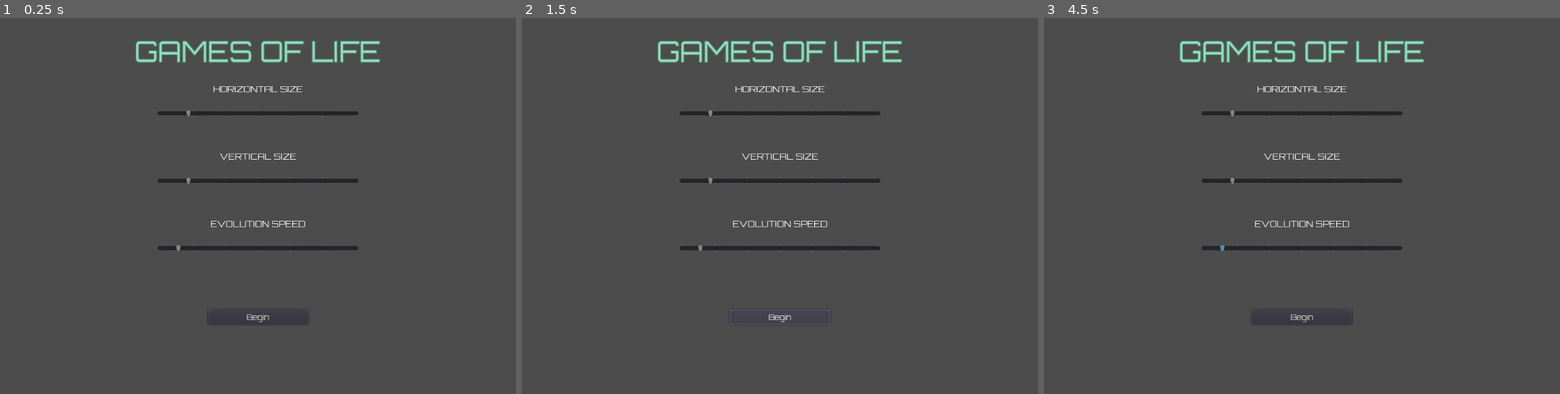
Above: before the commit, frames 1-3 (left to right).
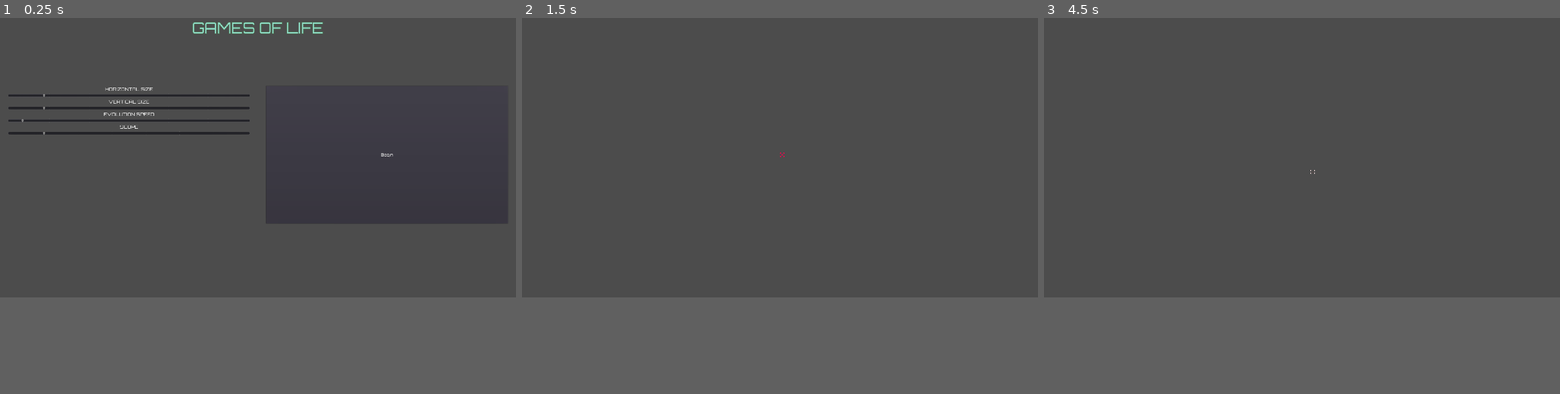
Above: after the commit, the same moments.

Repository: Synectome/GamesOfLife
Game: Godot game, scene res://Menu/Main.tscn
The game is run twice, just before and just after one commit, with the same random seed, the same clock (stepped at 60 frames per second) and the same inputs.
Inputs (mouse positions are in pixels of both pictures, inside the frame that each line leads up to):
- Up to frame 1 (0.25 s): no input
- Up to frame 2 (1.5 s): click "Begin" at 0.5 s; click (780, 318) at 1.25 s, where only the run before the commit has a clickable "Begin"
- Up to frame 3 (4.5 s): tap Enter (toggle_play) at 2, 3.5 s; move the mouse to (1415, 179) at 2.02 s; hold Right (ui_right) 2.03-2.78 s; hold S (camera_down, bound only after the commit) 2.03-2.78 s; tap A (camera_left, bound only after the commit) at 2.3, 2.85 s; tap Space at 2.75, 4.25 s; move the mouse to (1198, 221) at 2.77 s; hold Down (ui_down) 2.78-3.53 s; tap D (camera_right, bound only after the commit) at 3.05 s; move the mouse to (1353, 115) at 3.52 s; hold Right (ui_right) 3.53-4.28 s; hold D (camera_right, bound only after the commit) 3.53-4.28 s; tap W (camera_up, bound only after the commit) at 3.8, 4.35 s; move the mouse to (1276, 277) at 4.27 s; hold Up (ui_up) from 4.28 s (still down)
In our replay, the window is 800x600 before the commit and 800x450 after it. These sizes can differ from the game's own. Grey fills any space a smaller window leaves; there, only what the larger window draws over its background counts as a difference.

The runs differ from the first frame. In frame 1, 4.7% of the frame differs, in the area x 1-77%, y 1-81%; in frame 2, 3.2%; in frame 3, 3.1%.

Commit message:
Menu mostly functional

Diff:
--- a/CellTileMap.gd
+++ b/CellTileMap.gd
@@ -3,18 +3,44 @@
 
 const TILE_SIZE = 16
 
-export(int) var width
-export(int) var height
-export(int) var speed = 5
+#export(int) var width
+#export(int) var height
+#export(int) var speed
+#export(int) var scope
+var width = 128
+var height = 128
+var speed = 5
+var scope = 1
+var scope_list
 
 var playing = false
 var time = 0
-onready var cam: Camera2D = $ZoomingCamera2D
+onready var cam: Camera2D = $"../ZoomingCamera2D"
 
 
 var temp_field
 
 func _ready():
+	print("were a boota load deez")
+	print(width)
+	print(height)
+	print(speed)
+	print(scope)
+
+	load_settings()
+#	var varlist = load_settings()
+#	print("hold up print list now")
+#	print(varlist)
+#	print("--------------------")
+#	print("now thery loadeed")
+
+	print(width)
+	print(height)
+	print(speed)
+	print(scope)
+	scope_list = scope_to_coord()
+
+
 	var width_px = width * TILE_SIZE
 	var height_px = height * TILE_SIZE
 
@@ -61,8 +87,8 @@
 	for x in range(width):
 		for y in range(height):
 			var live_neighbors = 0
-			for x_off in [-2, -1, 0, 1, 2]:
-				for y_off in [-2, -1, 0, 1, 2]:
+			for x_off in scope_list:
+				for y_off in scope_list:
 					if (x_off != y_off) or x_off !=0:
 						if get_cell(x+x_off, y+y_off) == 1:
 							live_neighbors += 1
@@ -73,7 +99,7 @@
 				else:
 					temp_field[x][y] = 0
 			else:
-				if live_neighbors == 5 or live_neighbors == 6:
+				if live_neighbors in [4,5, 6]:
 					temp_field[x][y] = 1
 				else:
 					temp_field[x][y] = 0
@@ -82,3 +108,24 @@
 	for x in range(width):
 		for y in range(height):
 			set_cell(x, y, temp_field[x][y])
+
+
+func scope_to_coord():
+	var li = []
+	for i in range(-(scope),scope+1):
+		li.append(i)
+	return li
+
+
+func load_settings():
+	var config = ConfigFile.new()
+	var err = config.load("user://settings.cfg")
+	if err == OK: # If not, something went wrong with the file loading
+		print("config.load() worked")
+		height = config.get_value("Map", "length", 128)
+		width = config.get_value("Map", "width", 128)
+		scope = config.get_value("Algorithm", "scope", 2)
+		speed = config.get_value("Speed", "speed", 5)
+#		return [height, width, scope, speed]
+	else:
+		print("config.load() didn't work")
--- a/CellTileMap.tscn
+++ b/CellTileMap.tscn
@@ -1,8 +1,7 @@
-[gd_scene load_steps=5 format=2]
+[gd_scene load_steps=4 format=2]
 
 [ext_resource path="res://Assets/Cell.png" type="Texture" id=1]
 [ext_resource path="res://CellTileMap.gd" type="Script" id=2]
-[ext_resource path="res://ZoomingCamera2D.gd" type="Script" id=3]
 
 [sub_resource type="TileSet" id=1]
 0/name = "Cell.png 0"
@@ -42,9 +41,3 @@
 width = 512
 height = 384
 speed = 7
-
-[node name="ZoomingCamera2D" type="Camera2D" parent="."]
-current = true
-script = ExtResource( 3 )
-
-[node name="Tween" type="Tween" parent="ZoomingCamera2D"]
--- a/Level.gd
+++ b/Level.gd
@@ -1,5 +1,4 @@
 extends Node2D
-
 
 onready var PLAYER = preload("res://Player.tscn")
 
@@ -10,6 +9,16 @@
 	var Map : TileMap = get_node("TileMap")
 	var width = Map.width * 8
 	var height = Map.height * 8
-	print(width)
-	print(height)
+#	print(width)
+#	print(height)
 	player.set_position(Vector2(width, height))
+
+
+#func load_settings():
+#	var config = ConfigFile.new()
+#	var err = config.load("user://settings.cfg")
+#	if err == OK: # If not, something went wrong with the file loading
+#		config.get_value("Map", "length", height)
+#		config.get_value("Map", "width", width)
+#		config.get_value("Algorithm", "scope", scope)
+#		config.get_value("Speed", "speed", speed)
--- a/Level.tscn
+++ b/Level.tscn
@@ -1,7 +1,8 @@
-[gd_scene load_steps=3 format=2]
+[gd_scene load_steps=4 format=2]
 
 [ext_resource path="res://Level.gd" type="Script" id=1]
 [ext_resource path="res://CellTileMap.tscn" type="PackedScene" id=2]
+[ext_resource path="res://ZoomingCamera2D.tscn" type="PackedScene" id=3]
 
 [node name="Level" type="Node2D"]
 script = ExtResource( 1 )
@@ -10,3 +11,5 @@
 width = 256
 height = 192
 speed = 15
+
+[node name="ZoomingCamera2D" parent="." instance=ExtResource( 3 )]
--- a/Menu/Main.tscn
+++ b/Menu/Main.tscn
@@ -36,9 +36,12 @@
 }
 
 [node name="MenuName" type="Label" parent="."]
-margin_top = 24.0
-margin_right = 1024.0
-margin_bottom = 152.0
+anchor_left = 0.5
+anchor_right = 0.5
+margin_left = -512.0
+margin_top = 12.0
+margin_right = 512.0
+margin_bottom = 140.0
 custom_fonts/font = SubResource( 2 )
 custom_colors/font_color = Color( 0.560784, 0.866667, 0.784314, 1 )
 text = "Games Of Life"
@@ -49,10 +52,25 @@
 "_edit_use_anchors_": false
 }
 
-[node name="HorizontalSizeLabel" type="Label" parent="."]
-margin_top = 150.0
-margin_right = 1024.0
-margin_bottom = 170.0
+[node name="VBoxSliders" type="VBoxContainer" parent="."]
+margin_left = 30.0
+margin_top = 292.0
+margin_right = 930.0
+margin_bottom = 804.0
+__meta__ = {
+"_edit_use_anchors_": false
+}
+
+[node name="VBoxContainer" type="VBoxContainer" parent="VBoxSliders"]
+margin_right = 900.0
+margin_bottom = 128.0
+__meta__ = {
+"_edit_use_anchors_": false
+}
+
+[node name="HorizontalSizeLabel" type="Label" parent="VBoxSliders/VBoxContainer"]
+margin_right = 900.0
+margin_bottom = 23.0
 custom_fonts/font = SubResource( 4 )
 text = "Horizontal Size"
 align = 1
@@ -62,24 +80,31 @@
 "_edit_use_anchors_": false
 }
 
-[node name="HorizontalSize" type="HSlider" parent="HorizontalSizeLabel"]
-margin_left = 312.0
-margin_top = 50.0
-margin_right = 712.0
-margin_bottom = 70.0
-min_value = 512.0
-max_value = 4096.0
-value = 1024.0
+[node name="HorizontalSize" type="HSlider" parent="VBoxSliders/VBoxContainer"]
+margin_top = 27.0
+margin_right = 900.0
+margin_bottom = 43.0
+min_value = 64.0
+max_value = 512.0
+step = 2.0
+value = 128.0
 rounded = true
 tick_count = 7
 __meta__ = {
 "_edit_use_anchors_": false
 }
 
-[node name="VerticalSizeLabel" type="Label" parent="."]
-margin_top = 284.0
-margin_right = 1024.0
-margin_bottom = 304.0
+[node name="VBoxContainer2" type="VBoxContainer" parent="VBoxSliders"]
+margin_top = 129.0
+margin_right = 900.0
+margin_bottom = 257.0
+__meta__ = {
+"_edit_use_anchors_": false
+}
+
+[node name="VerticalSizeLabel" type="Label" parent="VBoxSliders/VBoxContainer2"]
+margin_right = 900.0
+margin_bottom = 23.0
 custom_fonts/font = SubResource( 4 )
 text = "Vertical Size"
 align = 1
@@ -89,24 +114,28 @@
 "_edit_use_anchors_": false
 }
 
-[node name="VerticalSize" type="HSlider" parent="VerticalSizeLabel"]
-margin_left = 312.0
-margin_top = 50.0
-margin_right = 712.0
-margin_bottom = 70.0
-min_value = 256.0
-max_value = 2048.0
-value = 512.0
+[node name="VerticalSize" type="HSlider" parent="VBoxSliders/VBoxContainer2"]
+margin_top = 27.0
+margin_right = 900.0
+margin_bottom = 43.0
+min_value = 64.0
+max_value = 512.0
+step = 2.0
+value = 128.0
 rounded = true
 tick_count = 7
 __meta__ = {
 "_edit_use_anchors_": false
 }
 
-[node name="EvolutionSpeedLabel" type="Label" parent="."]
-margin_top = 418.0
-margin_right = 1024.0
-margin_bottom = 438.0
+[node name="VBoxContainer3" type="VBoxContainer" parent="VBoxSliders"]
+margin_top = 257.0
+margin_right = 900.0
+margin_bottom = 385.0
+
+[node name="EvolutionSpeedLabel" type="Label" parent="VBoxSliders/VBoxContainer3"]
+margin_right = 900.0
+margin_bottom = 23.0
 custom_fonts/font = SubResource( 4 )
 text = "Evolution Speed"
 align = 1
@@ -116,26 +145,62 @@
 "_edit_use_anchors_": false
 }
 
-[node name="EvolutionSpeed" type="HSlider" parent="EvolutionSpeedLabel"]
-margin_left = 312.0
-margin_top = 50.0
-margin_right = 712.0
-margin_bottom = 70.0
+[node name="EvolutionSpeed" type="HSlider" parent="VBoxSliders/VBoxContainer3"]
+margin_top = 27.0
+margin_right = 900.0
+margin_bottom = 43.0
+min_value = 5.0
+step = 5.0
+value = 10.0
+rounded = true
+tick_count = 7
+__meta__ = {
+"_edit_use_anchors_": false
+}
+
+[node name="VBoxContainer4" type="VBoxContainer" parent="VBoxSliders"]
+margin_top = 385.0
+margin_right = 900.0
+margin_bottom = 513.0
+
+[node name="ScopeLabel" type="Label" parent="VBoxSliders/VBoxContainer4"]
+margin_right = 900.0
+margin_bottom = 23.0
+custom_fonts/font = SubResource( 4 )
+text = "Scope"
+align = 1
+valign = 1
+uppercase = true
+__meta__ = {
+"_edit_use_anchors_": false
+}
+
+[node name="Scope" type="HSlider" parent="VBoxSliders/VBoxContainer4"]
+margin_top = 27.0
+margin_right = 900.0
+margin_bottom = 43.0
 min_value = 1.0
-value = 10.0
-rounded = true
-tick_count = 7
+max_value = 8.0
+value = 2.0
+rounded = true
+tick_count = 8
 __meta__ = {
 "_edit_use_anchors_": false
 }
 
 [node name="Start" type="Button" parent="."]
-margin_left = 412.0
-margin_top = 600.0
-margin_right = 612.0
-margin_bottom = 630.0
+margin_left = 990.0
+margin_top = 292.0
+margin_right = 1890.0
+margin_bottom = 804.0
 custom_fonts/font = SubResource( 6 )
 text = "Begin"
 __meta__ = {
 "_edit_use_anchors_": false
 }
+
+[connection signal="value_changed" from="VBoxSliders/VBoxContainer/HorizontalSize" to="." method="_on_HorizontalSize_value_changed"]
+[connection signal="value_changed" from="VBoxSliders/VBoxContainer2/VerticalSize" to="." method="_on_VerticalSize_value_changed"]
+[connection signal="value_changed" from="VBoxSliders/VBoxContainer3/EvolutionSpeed" to="." method="_on_EvolutionSpeed_value_changed"]
+[connection signal="value_changed" from="VBoxSliders/VBoxContainer4/Scope" to="." method="_on_Scope_value_changed"]
+[connection signal="pressed" from="Start" to="." method="_on_Start_pressed"]
--- a/Menu/MainMenu.gd
+++ b/Menu/MainMenu.gd
@@ -1,23 +1,54 @@
 extends Control
 
-var horizontal_size setget set_horizontal_size
-var vertical_size setget set_vertical_size
-var evolution_speed setget set_evolution_speed
+export (int)var horizontal_size setget _on_HorizontalSize_value_changed
+export (int)var vertical_size setget _on_VerticalSize_value_changed
+export (int)var evolution_speed setget _on_EvolutionSpeed_value_changed
+export (int)var scope setget _on_Scope_value_changed
+
+onready var horizontal_label: Label = $VBoxSliders/VBoxContainer/HorizontalSizeLabel
+onready var vertical_label: Label = $VBoxSliders/VBoxContainer2/VerticalSizeLabel
+onready var speed_label: Label = $VBoxSliders/VBoxContainer/EvolutionSpeedLabel
+onready var scope_label: Label = $VBoxSliders/VBoxContainer/ScopeLabel
 
 
-func _ready():
-	$HorizontalSizeLabel/HorizontalSize.connect("value_changed", self, "set_horizontal_size")
-	$VerticalSizeLabel/VerticalSize.connect("value_changed", self, "set_vertical_size")
-	$EvolutionSpeedLabel/EvolutionSpeed.connect("value_changed", self, "set_evolution_speed")
+func _on_HorizontalSize_value_changed(value):
+	horizontal_size = int(value)
+	horizontal_label.text = "Horizontal Size : " + str(horizontal_size)
 
 
-func set_horizontal_size(new_val):
-	horizontal_size = new_val
+func _on_VerticalSize_value_changed(value):
+	vertical_size = int(value)
+	vertical_label.text = "this"
+	vertical_label.text = "Vertical Size : " + str(vertical_size)
 
 
-func set_vertical_size(new_val):
-	vertical_size = new_val
+func _on_EvolutionSpeed_value_changed(value):
+	evolution_speed = int(value)
+#	speed_label.text = "Evolution Speed : " + str(evolution_speed)
 
 
-func set_evolution_speed(new_val):
-	evolution_speed = new_val
+func _on_Scope_value_changed(value):
+	scope = int(value)
+#	scope_label.text = "Scope : " + str(scope)
+
+
+func _on_Start_pressed():
+	save_menu_selections(vertical_size, horizontal_size, evolution_speed, scope)
+	get_tree().change_scene("res://Level.tscn")
+
+
+func save_menu_selections(length: int, width: int, speed: int, scope: int):
+	# Sections are:
+		# Map, Algorithm, Speed
+	var config = ConfigFile.new()
+	print("We are bou'ta save deez")
+	print(length)
+	print(width)
+	print(speed)
+	print(scope)
+	config.set_value("Map", "length", length)
+	config.set_value("Map", "width", width)
+	config.set_value("Algorithm", "scope", scope)
+	config.set_value("Speed", "speed", speed)
+
+	config.save("user://settings.cfg")
--- a/Player.gd
+++ b/Player.gd
@@ -1,11 +1,13 @@
 extends Node2D
 
 onready var tile_map: TileMap = $"../TileMap"
+onready var camera: Camera2D = $"../ZoomingCamera2D"
+
+
 
 func _input(event):
 	if event.is_action_pressed("ui_up"):
 		self.position = self.position + Vector2(0, -16)
-		print("move on up")
 	if event.is_action_pressed("ui_left"):
 		self.position = self.position + Vector2(-16, 0)
 	if event.is_action_pressed("ui_right"):
@@ -19,3 +21,11 @@
 		# Change tile.. same as click
 		var pos = ((self.position + Vector2(8, 8))/tile_map.TILE_SIZE).floor()
 		tile_map.set_cellv(pos, 1-tile_map.get_cellv(pos))
+	if event.is_action_pressed("camera_up"):
+		camera.position = camera.position + Vector2(0, -64)
+	if event.is_action_pressed("camera_left"):
+		camera.position = camera.position + Vector2(-64, 0)
+	if event.is_action_pressed("camera_down"):
+		camera.position = camera.position + Vector2(0, 64)
+	if event.is_action_pressed("camera_right"):
+		camera.position = camera.position + Vector2(64, 0)
--- /dev/null
+++ b/ZoomingCamera2D.tscn
@@ -0,0 +1,9 @@
+[gd_scene load_steps=2 format=2]
+
+[ext_resource path="res://ZoomingCamera2D.gd" type="Script" id=1]
+
+[node name="ZoomingCamera2D" type="Camera2D"]
+current = true
+script = ExtResource( 1 )
+
+[node name="Tween" type="Tween" parent="."]
--- a/project.godot
+++ b/project.godot
@@ -25,10 +25,11 @@
 
 [display]
 
-window/size/height=768
+window/size/width=1920
+window/size/height=1080
 window/size/fullscreen=true
-window/size/test_width=1024
-window/size/test_height=768
+window/size/test_width=1920
+window/size/test_height=1080
 window/stretch/mode="viewport"
 window/stretch/aspect="keep"
 
@@ -97,6 +98,26 @@
 "events": [ Object(InputEventKey,"resource_local_to_scene":false,"resource_name":"","device":0,"alt":false,"shift":false,"control":false,"meta":false,"command":false,"pressed":false,"scancode":16777217,"unicode":0,"echo":false,"script":null)
  ]
 }
+camera_up={
+"deadzone": 0.5,
+"events": [ Object(InputEventKey,"resource_local_to_scene":false,"resource_name":"","device":0,"alt":false,"shift":false,"control":false,"meta":false,"command":false,"pressed":false,"scancode":87,"unicode":0,"echo":false,"script":null)
+ ]
+}
+camera_down={
+"deadzone": 0.5,
+"events": [ Object(InputEventKey,"resource_local_to_scene":false,"resource_name":"","device":0,"alt":false,"shift":false,"control":false,"meta":false,"command":false,"pressed":false,"scancode":83,"unicode":0,"echo":false,"script":null)
+ ]
+}
+camera_left={
+"deadzone": 0.5,
+"events": [ Object(InputEventKey,"resource_local_to_scene":false,"resource_name":"","device":0,"alt":false,"shift":false,"control":false,"meta":false,"command":false,"pressed":false,"scancode":65,"unicode":0,"echo":false,"script":null)
+ ]
+}
+camera_right={
+"deadzone": 0.5,
+"events": [ Object(InputEventKey,"resource_local_to_scene":false,"resource_name":"","device":0,"alt":false,"shift":false,"control":false,"meta":false,"command":false,"pressed":false,"scancode":68,"unicode":0,"echo":false,"script":null)
+ ]
+}
 
 [physics]
 
@@ -105,9 +126,17 @@
 [rendering]
 
 quality/driver/driver_name="GLES2"
+quality/intended_usage/framebuffer_allocation=0
+quality/intended_usage/framebuffer_allocation.mobile=0
 2d/snapping/use_gpu_pixel_snap=true
+threads/thread_model=2
+vram_compression/import_bptc=true
 vram_compression/import_etc=true
-vram_compression/import_etc2=false
+vram_compression/import_pvrtc=true
+quality/shadow_atlas/size=256
+quality/shadow_atlas/size.mobile=256
+quality/shadow_atlas/cubemap_size=64
+quality/shadows/filter_mode=0
 environment/default_environment="res://default_env.tres"
 
 [world]
